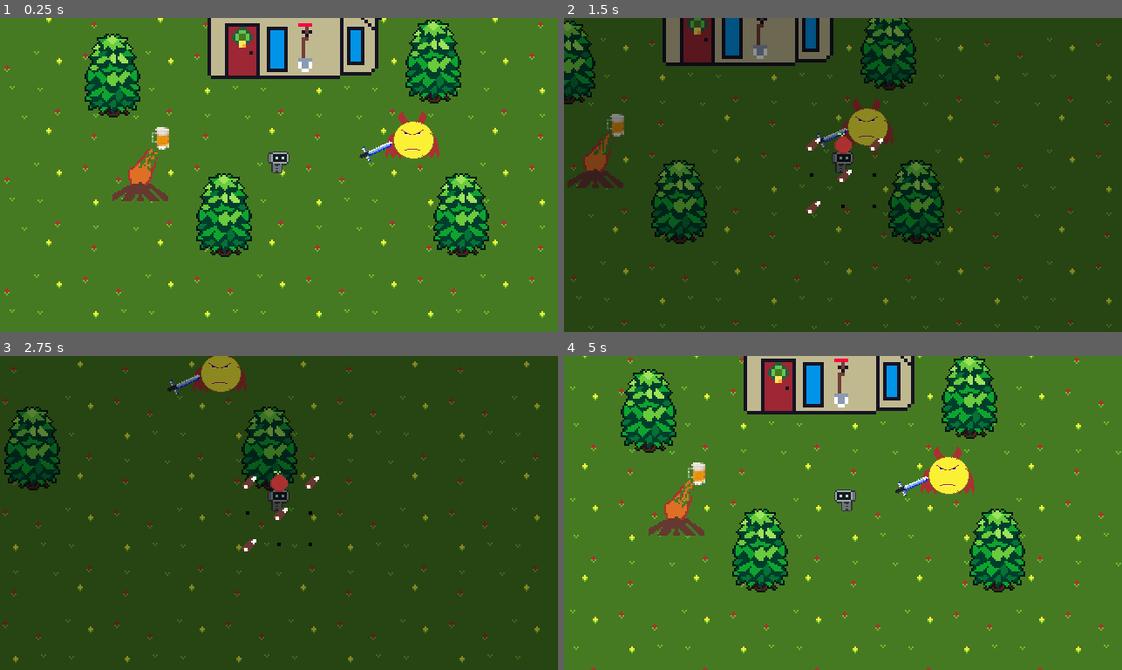
Above: before the commit, frames 1-4 (two rows, left to right).
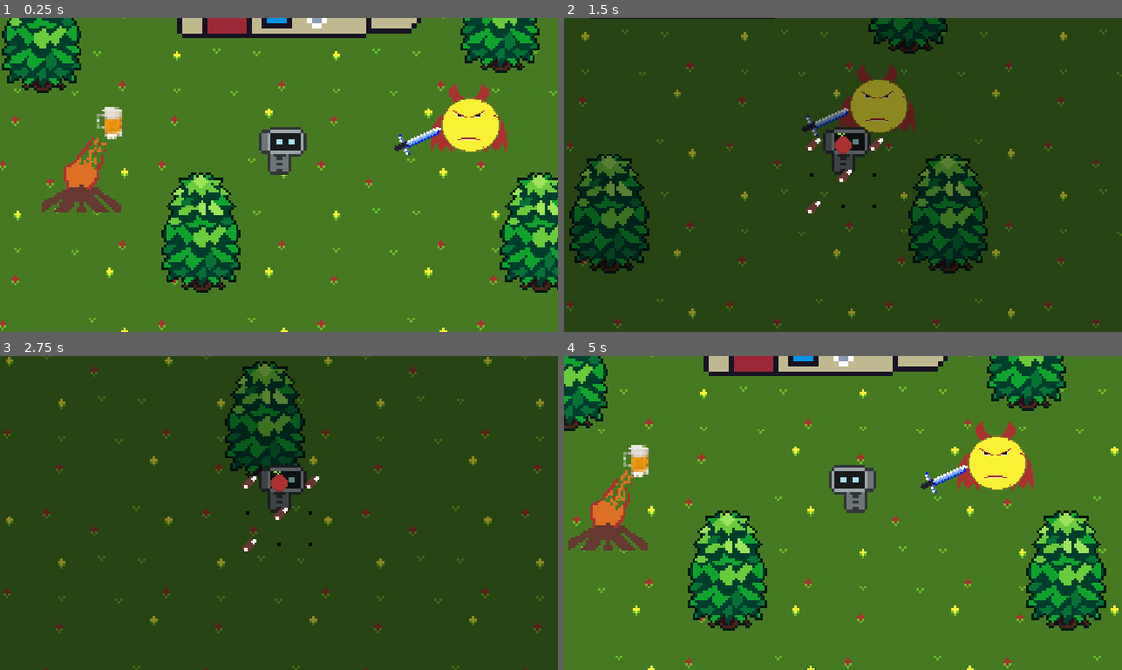
Above: after the commit, the same moments.

Repository: VictorINT/in-land
Game: Godot game, scene res://world.tscn
Two runs of this game, one before a commit and one after it. Both use one fixed random seed, a clock stepped at 60 frames per second and the inputs below.
Inputs:
- Up to frame 1 (0.25 s): no input
- Up to frame 2 (1.5 s): hold Right (ui_right) 0.53-1.28 s; tap Tab (UiAcces) at 0.6 s; hold Down (ui_down) from 1.28 s (still down); tap Q (drop) at 1.35 s
- Up to frame 3 (2.75 s): release Down (ui_down) at 2.03 s; hold Right (ui_right) from 2.03 s (still down); tap I (interact) at 2.1 s
- Up to frame 4 (5 s): release Right (ui_right) at 2.78 s; hold Up (ui_up) 2.78-3.53 s; tap E (pick) at 2.85 s; hold Left (ui_left) from 3.53 s (still down); tap Tab (UiAcces) at 3.6 s; tap Q (drop) at 4.35 s

The runs differ from the first frame. In frame 1, 33% of the frame differs, in the area x 0-100%, y 0-100%; in frame 2, 24%; in frame 3, 10%; in frame 4, 33%.

Commit message:
robot collision andother 32323232 bugs ab it fixed

Diff:
--- a/casa.tscn
+++ b/casa.tscn
@@ -16,7 +16,7 @@
 texture = ExtResource( 1 )
 
 [node name="CollisionShape2D" type="CollisionShape2D" parent="."]
-position = Vector2( 4.48379, -10.3609 )
+position = Vector2( 4.5334, -9.71602 )
 rotation = -1.5708
 shape = SubResource( 1 )
 
--- a/player.tscn
+++ b/player.tscn
@@ -5,25 +5,25 @@
 [ext_resource path="res://Inventory.tscn" type="PackedScene" id=3]
 
 [sub_resource type="CapsuleShape2D" id=1]
-radius = 2.83035
-height = 7.21225
+radius = 3.41455
+height = 2.04702
 
 [sub_resource type="CircleShape2D" id=2]
-radius = 15.1547
+radius = 15.1396
 
 [sub_resource type="CircleShape2D" id=3]
-radius = 9.18429
+radius = 11.9157
 
 [node name="player" type="KinematicBody2D"]
 script = ExtResource( 2 )
 
 [node name="Sprite" type="Sprite" parent="."]
-position = Vector2( 0.477341, -7.28684 )
-scale = Vector2( 0.05, 0.05 )
+position = Vector2( 2.67304, -9.69057 )
+scale = Vector2( 0.075, 0.075 )
 texture = ExtResource( 1 )
 
 [node name="CollisionShape2D" type="CollisionShape2D" parent="."]
-position = Vector2( -0.720604, -6.68112 )
+position = Vector2( 0.0921173, -5.19642 )
 shape = SubResource( 1 )
 
 [node name="itemDetector" type="Area2D" parent="."]
@@ -31,7 +31,7 @@
 collision_mask = 2
 
 [node name="CollisionShape2D" type="CollisionShape2D" parent="itemDetector"]
-position = Vector2( -0.711124, -6.30766 )
+position = Vector2( -0.054924, 0.00180149 )
 shape = SubResource( 2 )
 
 [node name="houseDetector" type="Area2D" parent="."]
@@ -39,11 +39,7 @@
 collision_mask = 4
 
 [node name="CollisionShape2D" type="CollisionShape2D" parent="houseDetector"]
-position = Vector2( -0.711128, -6.30766 )
-shape = SubResource( 3 )
-
-[node name="CollisionShape2D2" type="CollisionShape2D" parent="houseDetector"]
-position = Vector2( -0.711128, -6.30766 )
+position = Vector2( -0.0503731, -0.0615444 )
 shape = SubResource( 3 )
 
 [node name="Position2D" type="Position2D" parent="."]
--- a/world.tscn
+++ b/world.tscn
@@ -37,6 +37,7 @@
 
 [node name="Camera2D" type="Camera2D" parent="elemente/elemente-nivel0/player/player"]
 current = true
+zoom = Vector2( 0.7, 0.7 )
 
 [node name="items" type="YSort" parent="elemente/elemente-nivel0/player"]
 
